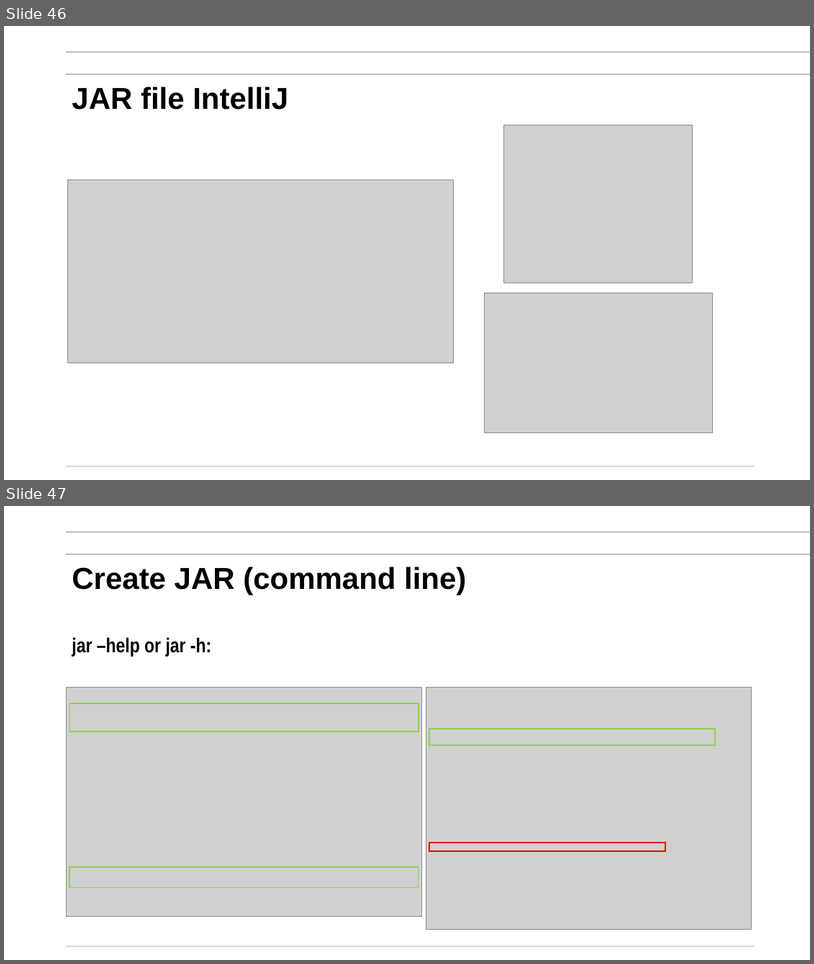
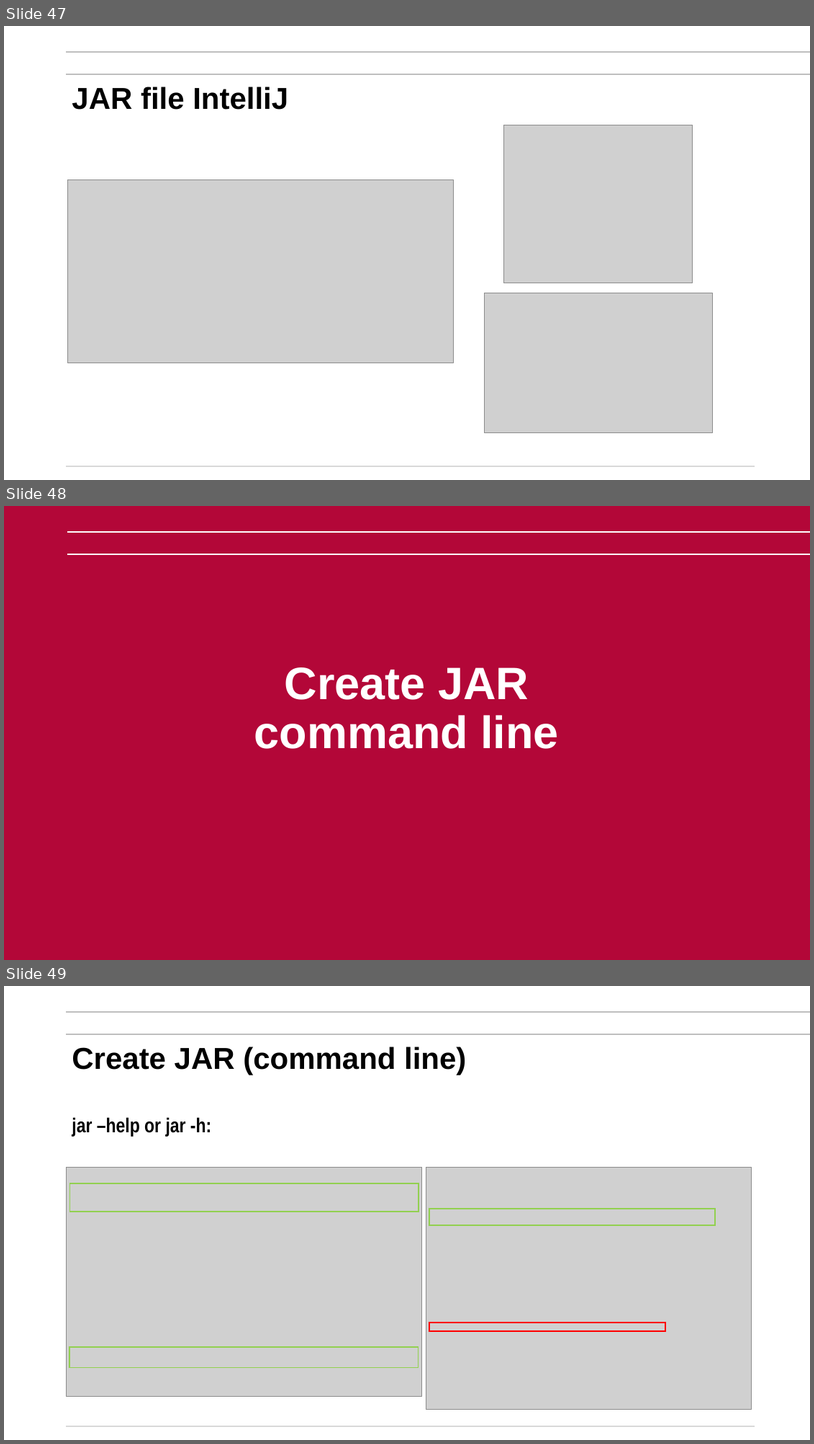
Before and after one commit to mikegrace2/CSEN160-Fall2026-Course-Website, a slide deck: lectures/Week07_Miscellaneuos/2_Annotations_Reflections_Lambda_Record_JAR_V4.pptx. Shown one above the other, each under a label of ours: slides 46 and 47 before the commit, slides 47, 48 and 49 after it. The pictures are 814x964 and 814x1444 pixels, drawn with LibreOffice and Linux fonts; fonts in the diff are those of the drawing; grey boxes stand for pictures; background and template pictures are left out. Boxes give left, top, right and bottom in pixels: in the first picture for what was removed or moved away, otherwise in the second. Text is boxed around its words. In the diff, an @@ line names an element or a change of style, - is before the commit and + after.

```diff
--- a/lectures/Week07_Miscellaneuos/2_Annotations_Reflections_Lambda_Record_JAR_V4.pptx
+++ b/lectures/Week07_Miscellaneuos/2_Annotations_Reflections_Lambda_Record_JAR_V4.pptx
@@ slide 48 added at (x1=4, y1=506, x2=810, y2=960), background #B30738 @@
@@ line added from (67, 531) to (810, 531), #FFFFFF 1.5 pt @@
@@ line added from (67, 554) to (810, 554), #FFFFFF 1.5 pt @@
@@ title added at (x1=255, y1=667, x2=558, y2=749), 54 pt, text #FFFFFF, bold @@
+Create JAR
+command line
@@ what was slide 46 is now slide 47 @@
@@ what was slide 47 is now slide 49 @@
```
Also in this commit, not shown: 1 slide changed, 1 other slide added, 1 slide removed.
